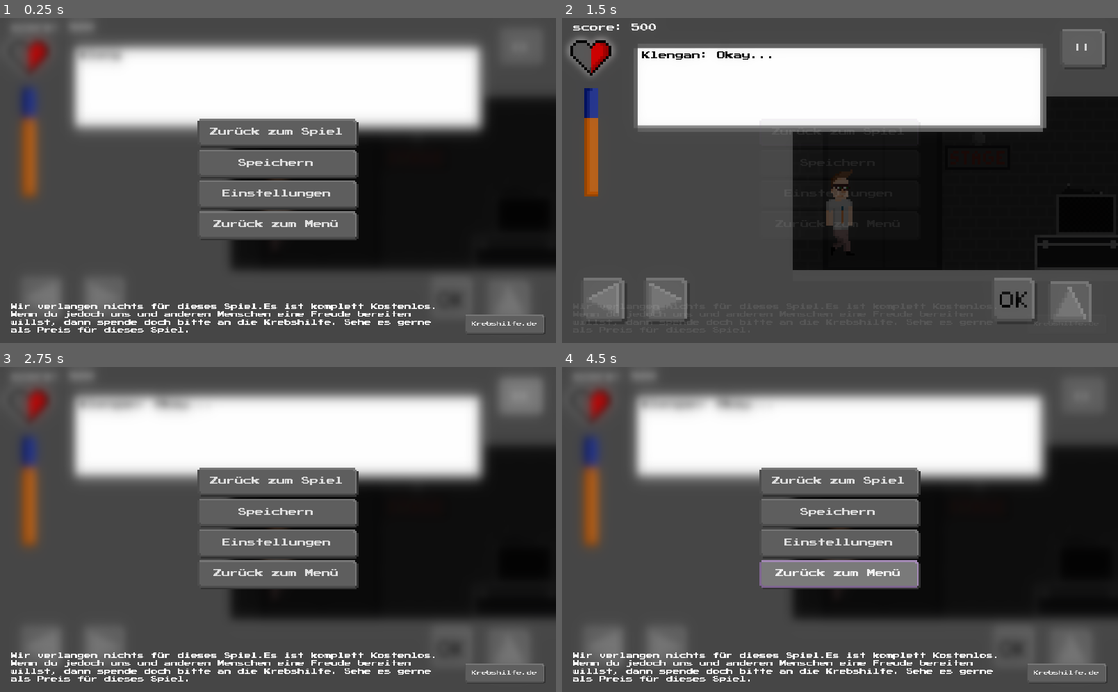
Above: before the commit, frames 1-4 (two rows, left to right).
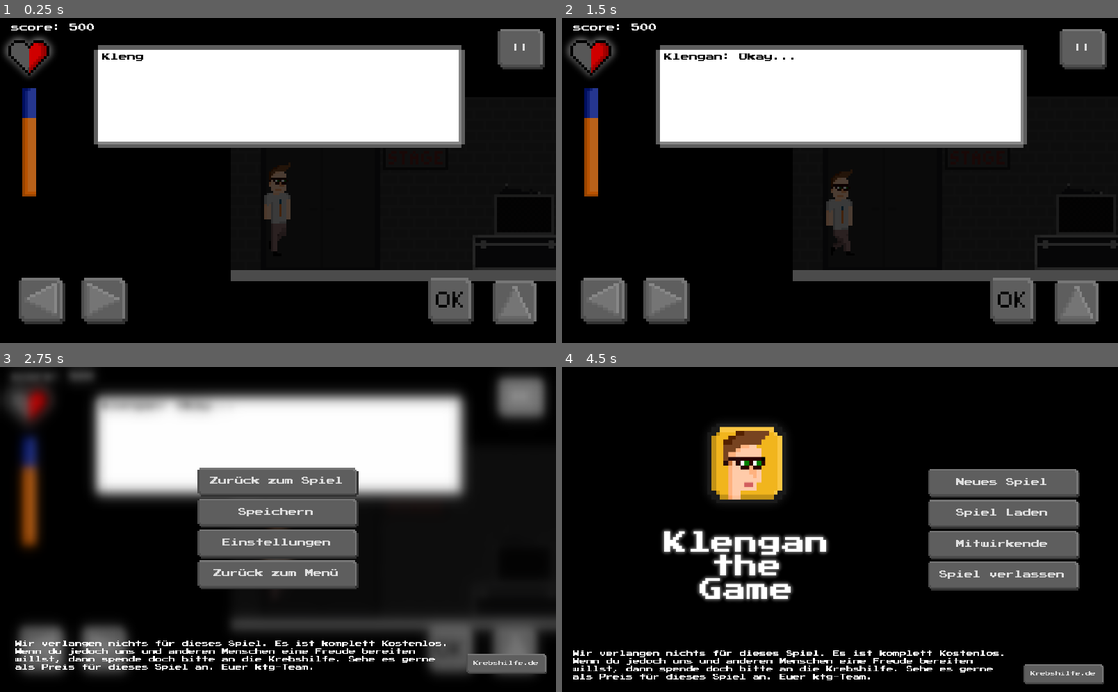
Above: after the commit, the same moments.

Repository: klenganthegame/KlenganTheGame
Game: Godot game, scene res://level/1/Level1.tscn
Same seed, same stepped clock (60 frames per second), same inputs: the game is played once before the commit and once after it.
Inputs (mouse positions are in pixels of both pictures, inside the frame that each line leads up to):
- Up to frame 1 (0.25 s): no input
- Up to frame 2 (1.5 s): click (1067, 323) at 0.5 s, where only the run before the commit has a clickable "Krebshilfe.de"; click (840, 131) at 1.25 s, where only the run before the commit has a clickable "Zurück zum Spiel"
- Up to frame 3 (2.75 s): click "||" at 2 s
- Up to frame 4 (4.5 s): click "Speichern" at 2.75 s; click "Einstellungen" at 3.5 s; click "Zurück zum Menü" at 4.25 s

The runs differ from the first frame. In frame 1, 63% of the frame differs, in the area x 0-100%, y 0-100%; in frame 2, 52%; in frame 3, 52%; in frame 4, 89%.

Commit message:
Prettier Responsive Design + MainMenu

Diff:
--- a/objects/player/CanvasLayer.gd
+++ b/objects/player/CanvasLayer.gd
@@ -12,3 +12,16 @@
 func _on_Back_pressed():
 	$PauseMenu.play("out")
 	pass # Replace with function body.
+
+
+func _on_Save_pressed():
+	pass # Replace with function body.
+
+
+func _on_Settings_pressed():
+	pass # Replace with function body.
+
+
+func _on_BackToMenu_pressed():
+	get_tree().change_scene(SCENES.Menu)
+	pass # Replace with function body.
--- a/objects/player/Klengan.tscn
+++ b/objects/player/Klengan.tscn
@@ -12,13 +12,13 @@
 [ext_resource path="res://resources/sprites/klengan/walkcycle/walk_09.png" type="Texture" id=10]
 [ext_resource path="res://resources/sprites/klengan/walkcycle/walk_00.png" type="Texture" id=11]
 [ext_resource path="res://objects/player/CanvasLayer.gd" type="Script" id=12]
-[ext_resource path="res://resources/mobilebuttons/original/JumpPressed.png" type="Texture" id=13]
-[ext_resource path="res://resources/mobilebuttons/original/EnterUnpressed.png" type="Texture" id=14]
-[ext_resource path="res://resources/mobilebuttons/original/EnterPressed.png" type="Texture" id=15]
-[ext_resource path="res://resources/mobilebuttons/original/RightUnpressed.png" type="Texture" id=16]
-[ext_resource path="res://resources/mobilebuttons/original/RightPressed.png" type="Texture" id=17]
-[ext_resource path="res://resources/mobilebuttons/original/LeftUnpressed.png" type="Texture" id=18]
-[ext_resource path="res://resources/mobilebuttons/original/LeftPressed.png" type="Texture" id=19]
+[ext_resource path="res://resources/mobilebuttons/original/RightUnpressed.png" type="Texture" id=13]
+[ext_resource path="res://resources/mobilebuttons/original/RightPressed.png" type="Texture" id=14]
+[ext_resource path="res://resources/mobilebuttons/original/LeftUnpressed.png" type="Texture" id=15]
+[ext_resource path="res://resources/mobilebuttons/original/LeftPressed.png" type="Texture" id=16]
+[ext_resource path="res://resources/mobilebuttons/original/EnterUnpressed.png" type="Texture" id=17]
+[ext_resource path="res://resources/mobilebuttons/original/EnterPressed.png" type="Texture" id=18]
+[ext_resource path="res://resources/mobilebuttons/original/JumpPressed.png" type="Texture" id=19]
 [ext_resource path="res://resources/sprites/ui/dialoguebox.png" type="Texture" id=20]
 [ext_resource path="res://addons/adbox/DialogueBox.gd" type="Script" id=21]
 [ext_resource path="res://resources/audio/text_beep.wav" type="AudioStream" id=22]
@@ -32,6 +32,7 @@
 [ext_resource path="res://sprites/test/stabilodash_full.png" type="Texture" id=30]
 [ext_resource path="res://resources/shader/blur.shader" type="Shader" id=31]
 [ext_resource path="res://resources/shader/white.png" type="Texture" id=32]
+[ext_resource path="res://scenes/Krebshilfe.tscn" type="PackedScene" id=33]
 
 [sub_resource type="SpriteFrames" id=1]
 animations = [ {
@@ -127,7 +128,7 @@
 scale = Vector2( 4, 4 )
 frames = SubResource( 1 )
 animation = "walk"
-frame = 3
+frame = 8
 playing = true
 
 [node name="Camera2D" type="Camera2D" parent="."]
@@ -149,40 +150,57 @@
 [node name="CanvasLayer" type="CanvasLayer" parent="."]
 script = ExtResource( 12 )
 
-[node name="Up" type="TouchScreenButton" parent="CanvasLayer"]
-position = Vector2( 890, 481.042 )
+[node name="Arrows" type="Control" parent="CanvasLayer"]
+anchor_top = 1.0
+anchor_bottom = 1.0
+margin_top = -120.0
+margin_right = 265.0
+margin_bottom = -21.0
+
+[node name="Right" type="TouchScreenButton" parent="CanvasLayer/Arrows"]
+position = Vector2( 150, 0 )
 scale = Vector2( 5, 5 )
 normal = ExtResource( 13 )
-pressed = ExtResource( 13 )
+pressed = ExtResource( 14 )
+action = "walk_right"
+
+[node name="Left" type="TouchScreenButton" parent="CanvasLayer/Arrows"]
+position = Vector2( 35, 0 )
+scale = Vector2( 5, 5 )
+normal = ExtResource( 15 )
+pressed = ExtResource( 16 )
+action = "walk_left"
+
+[node name="Interaction" type="Control" parent="CanvasLayer"]
+anchor_left = 1.0
+anchor_top = 1.0
+anchor_right = 1.0
+anchor_bottom = 1.0
+margin_left = -271.0
+margin_top = -120.0
+margin_right = -40.0
+margin_bottom = -18.0
+
+[node name="Okay" type="TouchScreenButton" parent="CanvasLayer/Interaction"]
+position = Vector2( 35, 0 )
+scale = Vector2( 5, 5 )
+normal = ExtResource( 17 )
+pressed = ExtResource( 18 )
+action = "accept"
+
+[node name="Up" type="TouchScreenButton" parent="CanvasLayer/Interaction"]
+position = Vector2( 150, 0 )
+scale = Vector2( 5, 5 )
+normal = ExtResource( 19 )
+pressed = ExtResource( 19 )
 action = "jump"
 
-[node name="Okay" type="TouchScreenButton" parent="CanvasLayer"]
-position = Vector2( 790.815, 480 )
-scale = Vector2( 5, 5 )
-normal = ExtResource( 14 )
-pressed = ExtResource( 15 )
-action = "accept"
-
-[node name="Right" type="TouchScreenButton" parent="CanvasLayer"]
-position = Vector2( 150, 480 )
-scale = Vector2( 5, 5 )
-normal = ExtResource( 16 )
-pressed = ExtResource( 17 )
-action = "walk_right"
-
-[node name="Left" type="TouchScreenButton" parent="CanvasLayer"]
-position = Vector2( 35, 480 )
-scale = Vector2( 5, 5 )
-normal = ExtResource( 18 )
-pressed = ExtResource( 19 )
-action = "walk_left"
-
 [node name="DialogueBox" type="NinePatchRect" parent="CanvasLayer"]
-visible = false
-margin_left = 131.58
-margin_top = 47.0
-margin_right = 891.58
-margin_bottom = 210.0
+anchor_right = 1.0
+margin_left = 173.0
+margin_top = 50.0
+margin_right = -168.0
+margin_bottom = 240.0
 texture = ExtResource( 20 )
 region_rect = Rect2( -2.28871, -3.69064, 28.5712, 30.4968 )
 patch_margin_left = 8
@@ -255,6 +273,7 @@
 anims/out = SubResource( 6 )
 
 [node name="Pause" type="Control" parent="CanvasLayer"]
+visible = false
 anchor_right = 1.0
 anchor_bottom = 1.0
 theme = ExtResource( 24 )
@@ -303,31 +322,18 @@
 focus_neighbour_bottom = NodePath("../Back")
 text = "Zurück zum Menü"
 
-[node name="Krebshilfe" type="Button" parent="CanvasLayer/Pause"]
-anchor_left = 1.0
+[node name="Krebshilfe" parent="CanvasLayer/Pause" instance=ExtResource( 33 )]
 anchor_top = 1.0
 anchor_right = 1.0
 anchor_bottom = 1.0
-margin_left = -168.0
-margin_top = -52.0
-margin_right = 80.0
-margin_bottom = 10.0
-rect_scale = Vector2( 0.6, 0.6 )
-text = "Krebshilfe.de"
-
-[node name="Label" type="Label" parent="CanvasLayer/Pause"]
-anchor_top = 1.0
-anchor_bottom = 1.0
-margin_left = 20.0
-margin_top = -73.0
-margin_right = 1044.0
-rect_scale = Vector2( 0.8, 0.8 )
-text = "Wir verlangen nichts für dieses Spiel.Es ist komplett Kostenlos.
-Wenn du jedoch uns und anderen Menschen eine Freude bereiten
-willst, dann spende doch bitte an die Krebshilfe. Sehe es gerne
-als Preis für dieses Spiel."
+margin_top = -118.0
+margin_right = 0.0
+margin_bottom = 0.0
 [connection signal="area_entered" from="Area2D" to="." method="_on_Area2D_area_entered"]
 [connection signal="area_exited" from="Area2D" to="." method="_on_Area2D_area_exited"]
 [connection signal="dialogue_exit" from="CanvasLayer/DialogueBox" to="." method="_on_DialogueBox_dialogue_exit"]
 [connection signal="pressed" from="CanvasLayer/UI/Pause" to="CanvasLayer" method="_on_Pause_pressed"]
 [connection signal="pressed" from="CanvasLayer/Pause/VBoxContainer/Back" to="CanvasLayer" method="_on_Back_pressed"]
+[connection signal="pressed" from="CanvasLayer/Pause/VBoxContainer/Save" to="CanvasLayer" method="_on_Save_pressed"]
+[connection signal="pressed" from="CanvasLayer/Pause/VBoxContainer/Settings" to="CanvasLayer" method="_on_Settings_pressed"]
+[connection signal="pressed" from="CanvasLayer/Pause/VBoxContainer/BackToMenu" to="CanvasLayer" method="_on_BackToMenu_pressed"]
--- a/project.godot
+++ b/project.godot
@@ -47,11 +47,12 @@
 [autoload]
 
 AudioHandler="*res://scripts/audiohandler.gd"
+SCENES="*res://scripts/scene_paths.gd"
 
 [display]
 
 window/stretch/mode="2d"
-window/stretch/aspect="keep"
+window/stretch/aspect="keep_height"
 
 [editor_plugins]
 
@@ -92,6 +93,4 @@
 
 [rendering]
 
-vram_compression/import_etc=true
-environment/default_clear_color=Color( 0.278431, 0.278431, 0.278431, 1 )
-environment/default_environment="res://default_env.tres"
+environment/default_clear_color=Color( 0, 0, 0, 1 )
--- a/scenes/GameOver.gd
+++ b/scenes/GameOver.gd
@@ -11,4 +11,5 @@
 
 
 func _on_Menu_pressed():
+	get_tree().change_scene(SCENES.Menu)
 	pass # Replace with function body.
--- /dev/null
+++ b/scenes/Krebshilfe.gd
@@ -0,0 +1,9 @@
+extends Control
+
+func _ready():
+	pass
+
+
+func _on_LinkButton_pressed():
+	OS.shell_open("https://www.krebshilfe.de/spenden-und-aktiv-werden/spenden-service/jetzt-spenden/")
+	pass # Replace with function body.
--- /dev/null
+++ b/scenes/Krebshilfe.tscn
@@ -0,0 +1,36 @@
+[gd_scene load_steps=2 format=2]
+
+[ext_resource path="res://scenes/Krebshilfe.gd" type="Script" id=1]
+
+[node name="Krebshilfe" type="Control"]
+margin_left = -2.27209
+margin_top = -2.27208
+margin_right = 1023.73
+margin_bottom = 110.728
+script = ExtResource( 1 )
+
+[node name="LinkButton" type="Button" parent="."]
+anchor_left = 1.0
+anchor_top = 0.5
+anchor_right = 1.0
+anchor_bottom = 0.5
+margin_left = -165.728
+margin_top = -11.0
+margin_right = 82.2721
+margin_bottom = 51.0
+rect_scale = Vector2( 0.6, 0.6 )
+text = "Krebshilfe.de"
+
+[node name="Label" type="Label" parent="."]
+anchor_top = 0.5
+anchor_bottom = 0.5
+margin_left = 30.0
+margin_top = -36.5
+margin_right = 1054.0
+margin_bottom = 36.5
+rect_scale = Vector2( 0.8, 0.8 )
+text = "Wir verlangen nichts für dieses Spiel. Es ist komplett Kostenlos.
+Wenn du jedoch uns und anderen Menschen eine Freude bereiten
+willst, dann spende doch bitte an die Krebshilfe. Sehe es gerne
+als Preis für dieses Spiel an. Euer ktg-Team."
+[connection signal="pressed" from="LinkButton" to="." method="_on_LinkButton_pressed"]
--- /dev/null
+++ b/scenes/Menu.gd
@@ -0,0 +1,23 @@
+extends Control
+
+func _ready():
+	$AnimationPlayer.play("idle")
+	pass
+
+
+func _on_NewGame_pressed():
+	get_tree().change_scene(SCENES.Level1)
+	pass # Replace with function body.
+
+
+func _on_LoadGame_pressed():
+	pass # Replace with function body.
+
+
+func _on_Credits_pressed():
+	pass # Replace with function body.
+
+
+func _on_Exit_pressed():
+	#get_tree().change_scene(SCENES.Meni)
+	pass # Replace with function body.
--- /dev/null
+++ b/scenes/Menu.tscn
@@ -0,0 +1,84 @@
+[gd_scene load_steps=6 format=2]
+
+[ext_resource path="res://resources/ktg_theme.tres" type="Theme" id=1]
+[ext_resource path="res://scenes/Menu.gd" type="Script" id=2]
+[ext_resource path="res://resources/bootsplash/bootsplash.png" type="Texture" id=3]
+[ext_resource path="res://scenes/Krebshilfe.tscn" type="PackedScene" id=4]
+
+[sub_resource type="Animation" id=1]
+resource_name = "idle"
+length = 4.0
+loop = true
+tracks/0/type = "value"
+tracks/0/path = NodePath("Splash:rect_position")
+tracks/0/interp = 2
+tracks/0/loop_wrap = true
+tracks/0/imported = false
+tracks/0/enabled = true
+tracks/0/keys = {
+"times": PoolRealArray( 0, 2 ),
+"transitions": PoolRealArray( 1, 1 ),
+"update": 0,
+"values": [ Vector2( 60.421, 30 ), Vector2( 60.421, 60 ) ]
+}
+
+[node name="Menu" type="Control"]
+anchor_right = 1.0
+anchor_bottom = 1.0
+theme = ExtResource( 1 )
+script = ExtResource( 2 )
+
+[node name="Splash" type="TextureRect" parent="."]
+margin_left = 60.421
+margin_top = 30.9305
+margin_right = 860.421
+margin_bottom = 630.931
+rect_scale = Vector2( 0.7, 0.7 )
+texture = ExtResource( 3 )
+
+[node name="VBoxContainer" type="VBoxContainer" parent="."]
+anchor_left = 1.0
+anchor_right = 1.0
+anchor_bottom = 1.0
+margin_left = -350.0
+margin_right = -70.0
+alignment = 1
+
+[node name="NewGame" type="Button" parent="VBoxContainer"]
+margin_top = 186.0
+margin_right = 280.0
+margin_bottom = 240.0
+focus_neighbour_top = NodePath("../Exit")
+text = "Neues Spiel"
+
+[node name="LoadGame" type="Button" parent="VBoxContainer"]
+margin_top = 244.0
+margin_right = 280.0
+margin_bottom = 298.0
+text = "Spiel Laden"
+
+[node name="Credits" type="Button" parent="VBoxContainer"]
+margin_top = 302.0
+margin_right = 280.0
+margin_bottom = 356.0
+text = "Mitwirkende"
+
+[node name="Exit" type="Button" parent="VBoxContainer"]
+margin_top = 360.0
+margin_right = 280.0
+margin_bottom = 414.0
+focus_neighbour_bottom = NodePath("../NewGame")
+text = "Spiel verlassen"
+
+[node name="AnimationPlayer" type="AnimationPlayer" parent="."]
+anims/idle = SubResource( 1 )
+
+[node name="Krebshilfe" parent="." instance=ExtResource( 4 )]
+margin_left = -10.4286
+margin_top = 502.585
+margin_right = 1015.57
+margin_bottom = 615.585
+[connection signal="pressed" from="VBoxContainer/NewGame" to="." method="_on_NewGame_pressed"]
+[connection signal="pressed" from="VBoxContainer/LoadGame" to="." method="_on_LoadGame_pressed"]
+[connection signal="pressed" from="VBoxContainer/Credits" to="." method="_on_Credits_pressed"]
+[connection signal="pressed" from="VBoxContainer/Exit" to="." method="_on_Exit_pressed"]
--- /dev/null
+++ b/scripts/scene_paths.gd
@@ -0,0 +1,6 @@
+extends Node
+
+const Menu = "res://scenes/Menu.tscn"
+const GameOver = "res://scenes/GameOver.tscn"
+
+const Level1 = "res://level/1/Level1.tscn"
Not shown: 1 places in objects/player/Klengan.tscn that only renumber resources
